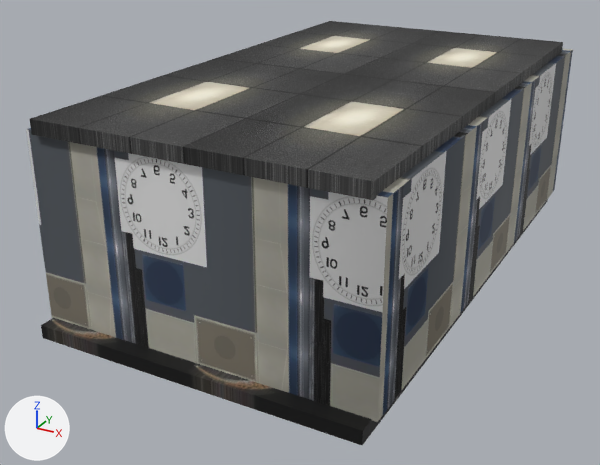
Two versions of the glTF model assets/models/env/mdickie/world/il/Studio.glb, one commit apart.
Before and after are seen from a camera (50 mm lens) standing at (60.0, -123.7, 62.7) and looking at (-4.6, -6.3, 4.0). Arrows for +X, +Y and +Z are at lower left; the lights stay in place. The picture after the commit comes second. Vertices at exactly the same position are counted once.

Before the edit, the objects in view are built like this:
```python
me_mesh_0 = bpy.data.meshes.new('Mesh_0')
me_mesh_0.from_pydata(...)  # 381 vertices, 608 faces; spans x -27.4..27.2, y -46.6..49.2, z -2.8..31.3
me_mesh_0.materials.append(mat_material_0)  # picture img_image_0
me_mesh_0.materials.append(mat_material_1)  # picture img_image_1
me_mesh_0.materials.append(mat_material_2)  # picture img_image_2
me_mesh_0.materials.append(mat_material_3)  # picture img_image_3
me_mesh_0.materials.append(mat_material_4)  # picture img_image_4
me_mesh_0.materials.append(mat_material_5)  # picture img_image_5
me_mesh_0.materials.append(mat_material_6)  # picture img_image_6
me_mesh_0.materials.append(mat_material_7)  # picture img_image_7
me_mesh_0.materials.append(mat_material_8)  # picture img_image_8
me_mesh_0.materials.append(mat_material_9)  # picture img_image_9
me_mesh_0.materials.append(mat_material_10)  # picture img_image_10
me_mesh_0.materials.append(mat_material_11)  # light grey #cbcbce
me_mesh_0.materials.append(mat_material_12)  # picture img_image_11
me_mesh_0.materials.append(mat_material_13)  # picture img_image_12
ob_studio = bpy.data.objects.new('Studio', me_mesh_0)
ob_studio.location = (0.0, 0.0, 0.0)
```
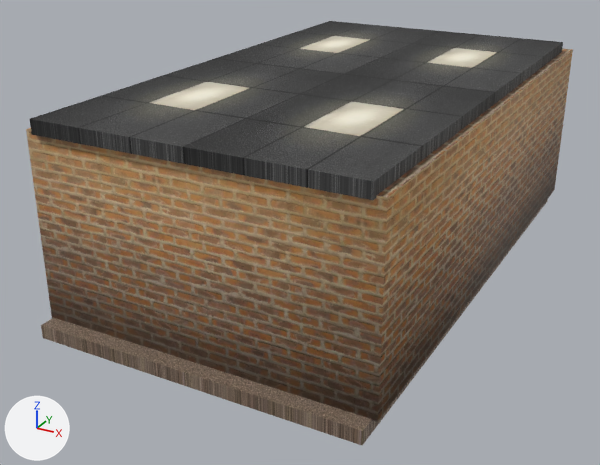
Edits to the scene script, one JSON object a line:
```json
{"block": "me_mesh_0", "where": "me_mesh_0.from_pydata(...)  # 381 vertices, 608 faces; spans x -27.4..27.2, y -46.6..49.2, z -2.8..31.3"}
{"block": "me_mesh_0", "where": "# used by ob_studio; location = (0.0, 0.0, 0.0)"}
{"block": "me_mesh_0", "change": "me_mesh_0 part 1: 32 faces spanning x -27.0..26.4, y -46.6..47.3, z -2.8..-0.5 switch from mat_material_5 (picture img_image_5) to mat_material_4 (picture img_image_4)"}
{"block": "me_mesh_0", "change": "me_mesh_0 part 2: 32 faces spanning x -27.4..27.2, y -44.0..49.2, z -0.7..29.3 switch from mat_material_9 (picture img_image_9) to mat_material_8 (picture img_image_8)"}
{"op": "remove", "block": "me_mesh_0", "code": "me_mesh_0.materials.append(mat_material_11)  # light grey #cbcbce"}
{"op": "remove", "block": "me_mesh_0", "code": "me_mesh_0.materials.append(mat_material_12)  # picture img_image_11"}
{"op": "remove", "block": "me_mesh_0", "code": "me_mesh_0.materials.append(mat_material_13)  # picture img_image_12"}
```

Location of each change, [x1, y1, x2, y2] in pixels of the pictures (600 x 465 px):
```json
{"part": 1, "of": "me_mesh_0", "change": "recoloured", "before": [41, 199, 548, 445], "after": [41, 199, 548, 445]}
{"part": 2, "of": "me_mesh_0", "change": "recoloured", "before": [26, 49, 573, 422], "after": [26, 49, 573, 422]}
```
